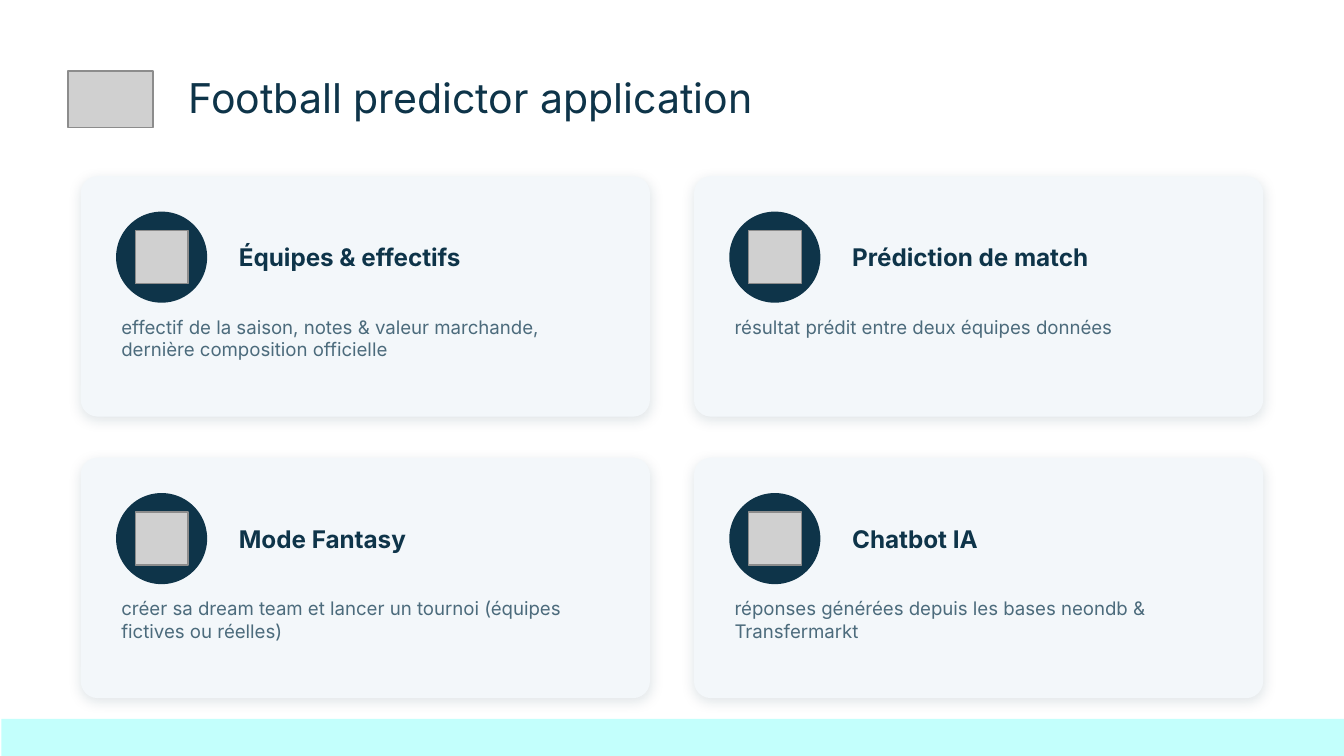
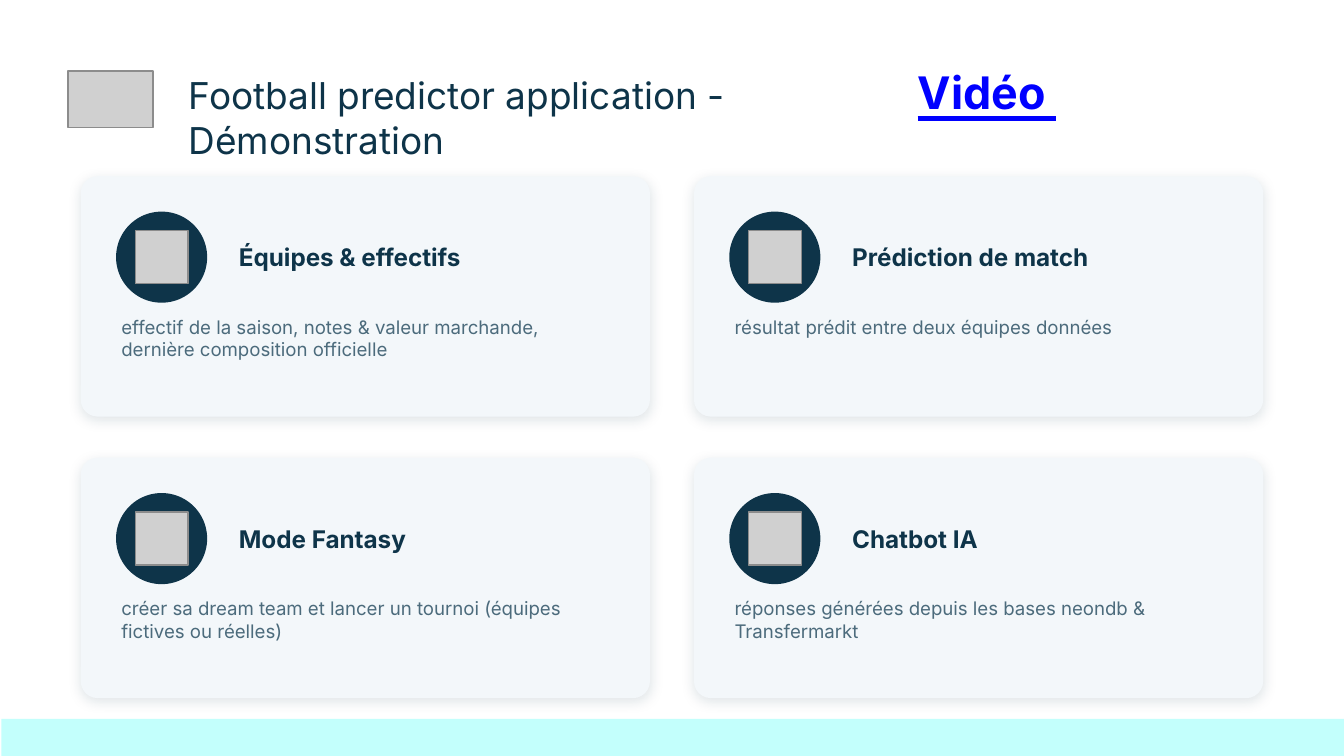
Before and after one commit to kinpintouche-star/football-predictor, a slide deck: slide 5 of docs/FootballPredictorDemoDay20260803.pptx. Drawn at 1344x756 pixels with LibreOffice and Linux fonts; fonts in the diff are those of the drawing; grey boxes stand for pictures; background and template pictures are left out. Boxes give left, top, right and bottom in pixels: in the first picture for what was removed or moved away, otherwise in the second. Text is boxed around its words. In the diff, an @@ line names an element or a change of style, - is before the commit and + after.

```diff
--- a/docs/FootballPredictorDemoDay20260803.pptx
+++ b/docs/FootballPredictorDemoDay20260803.pptx
@@ title at [189,81,697,155]: text changed; size 22 to 19.8 pt @@
-Football predictor application
+Football predictor application - Démonstration
@@ text added at [918,74,1046,119], 24 pt, text #0000FF, bold, underline @@
+Vidéo
```
Also in this commit, not shown: 1 other slide changed, 1 slide removed.
